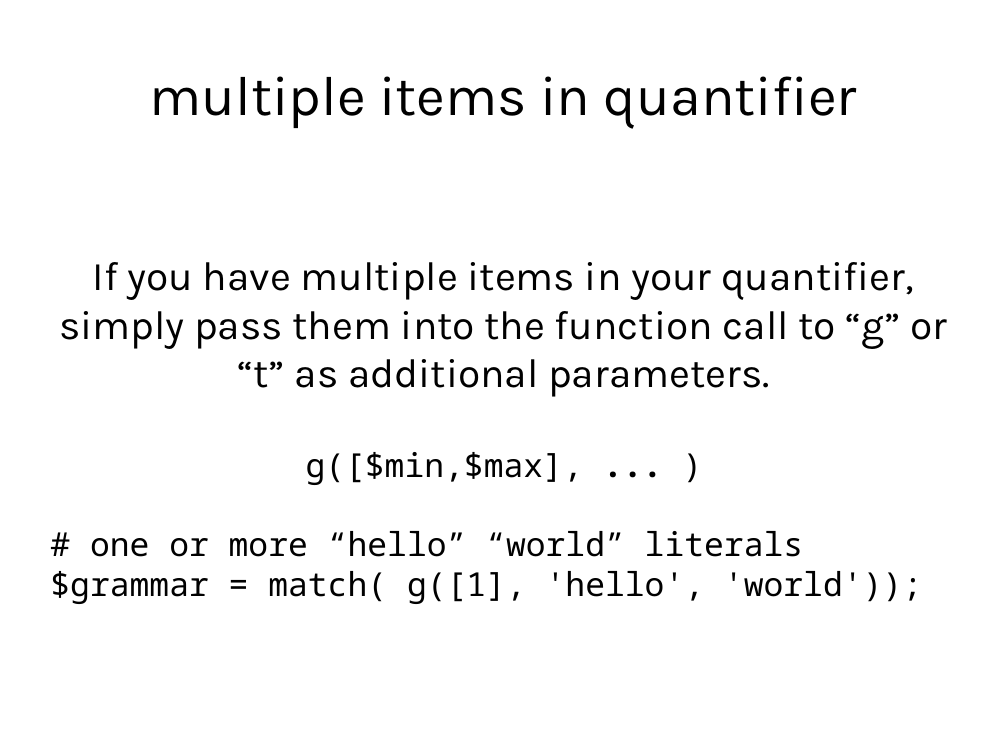
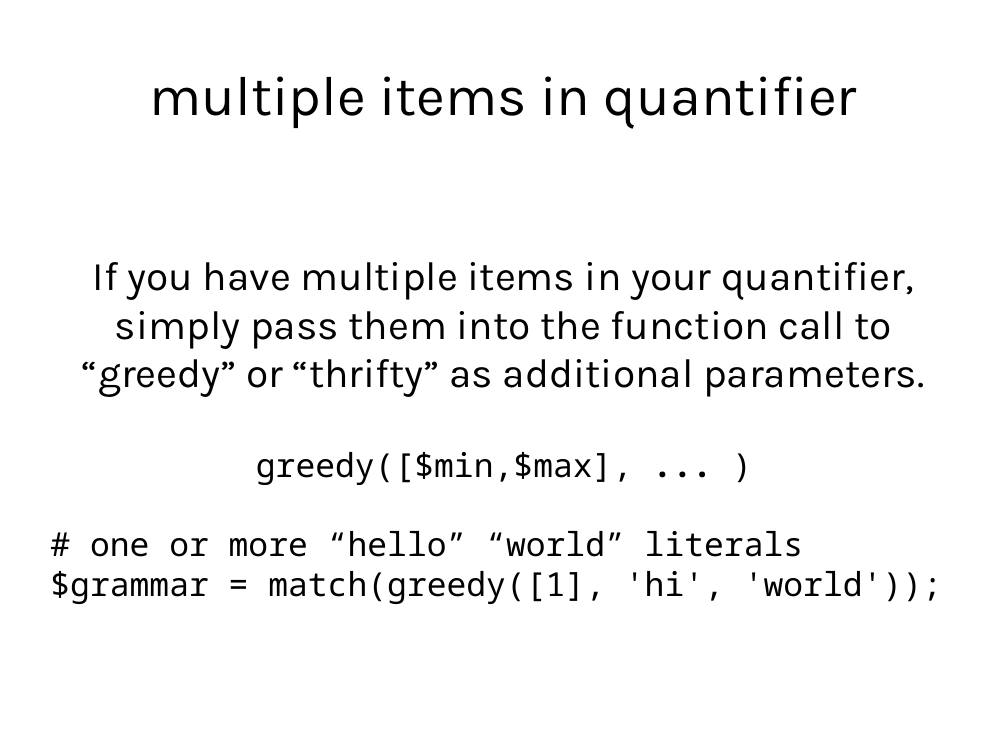
Before and after one commit to gitpan/Parse-Gnaw, a slide deck: slide 27 of slideshow/gnaw_slides.odp. Drawn at 1008x756 pixels with LibreOffice and Linux fonts; fonts in the diff are those of the drawing. Boxes give left, top, right and bottom in pixels: in the first picture for what was removed or moved away, otherwise in the second. Text is boxed around its words. In the diff, an @@ line names an element or a change of style, - is before the commit and + after.

```diff
--- a/slideshow/gnaw_slides.odp
+++ b/slideshow/gnaw_slides.odp
@@ subtitle at bbox=[82, 262, 924, 485]: text changed @@
-If you have multiple items in your quantifier, simply pass them into the function call to “g” or “t” as additional parameters.
-g([$min,$max], ... )
+If you have multiple items in your quantifier, simply pass them into the function call to “greedy” or “thrifty” as additional parameters.
+greedy([$min,$max], ... )
@@ subtitle at bbox=[50, 571, 942, 604]: text changed @@
-$grammar = match( g([1], 'hello', 'world'));
+$grammar = match(greedy([1], 'hi', 'world'));
```
Also in this commit, not shown: 8 other slides changed, 2 slides added, 3 other files.
